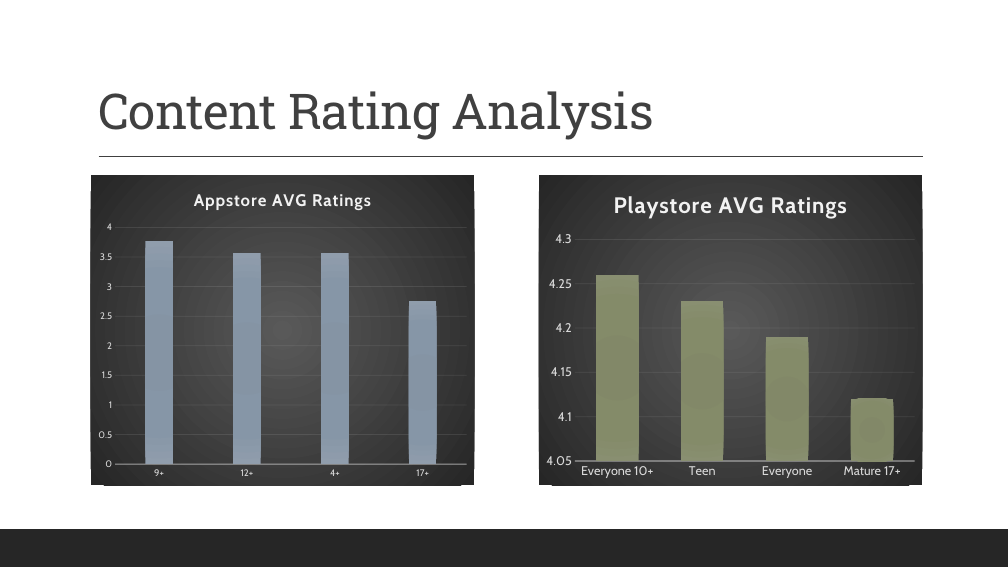
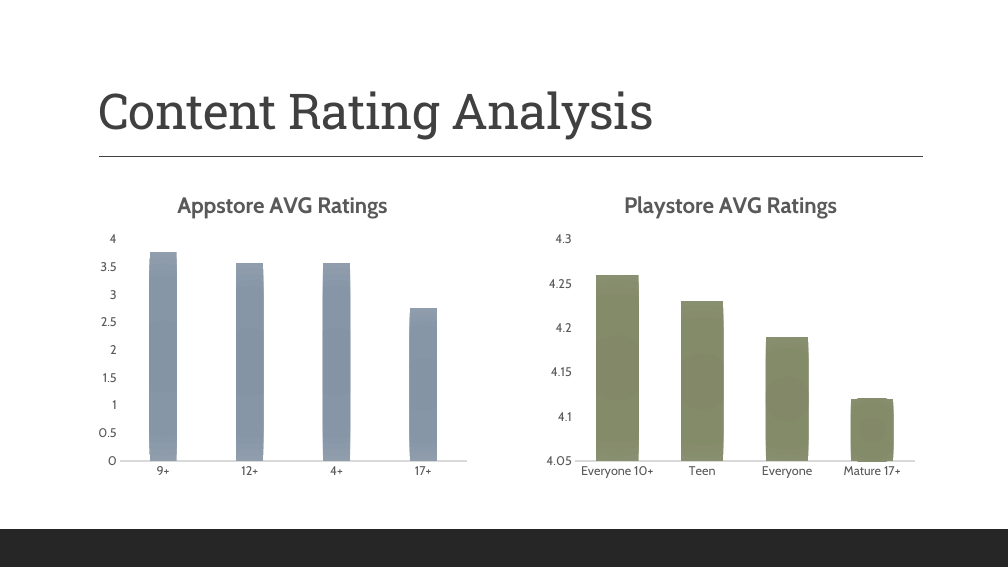
Before and after one commit to robertlanier/app-trader, a slide deck: slide 10 of presentation/app_trader_proposal.pptx. Drawn at 1008x567 pixels with LibreOffice and Linux fonts; fonts in the diff are those of the drawing. Boxes give left, top, right and bottom in pixels: in the first picture for what was removed or moved away, otherwise in the second. Text is boxed around its words. In the diff, an @@ line names an element or a change of style, - is before the commit and + after.

Commit message:
Updated presentation - RL

```diff
--- a/presentation/app_trader_proposal.pptx
+++ b/presentation/app_trader_proposal.pptx
@@ column chart at <box>91,175,474,485</box> @@
@@ category axis changed @@
@@ value axis changed @@
@@ background changed @@
@@ column chart at <box>539,175,923,485</box> @@
@@ category axis changed @@
@@ value axis changed @@
@@ background changed @@
```
Also in this commit, not shown: 3 other slides changed.
